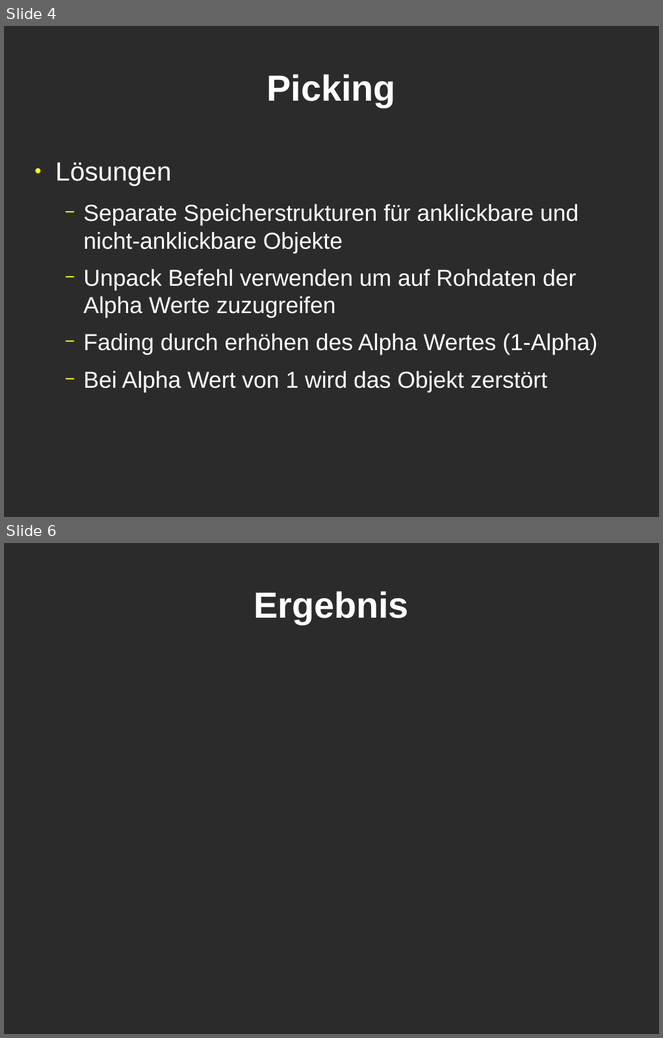
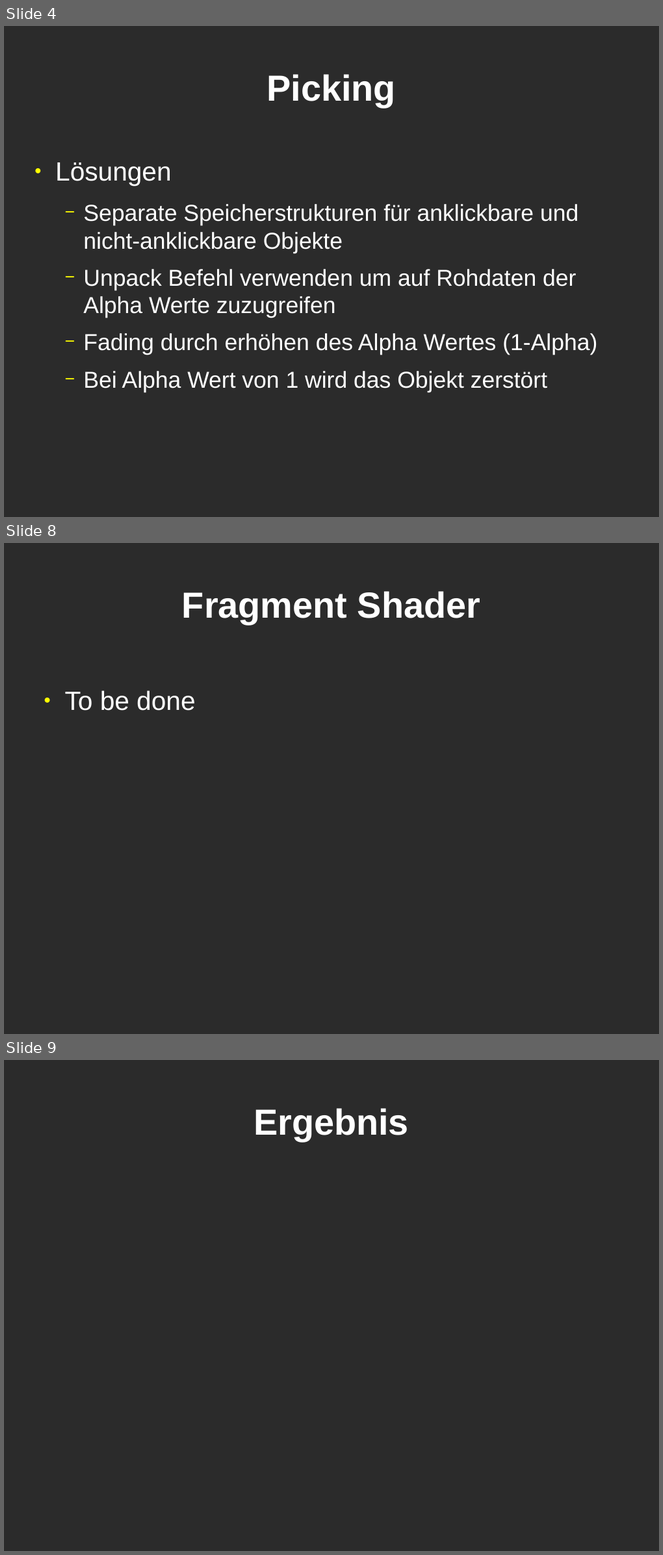
Before and after one commit to mgla/cg-projekt0910, a slide deck: präsentation/Folien.odp. Shown one above the other, each under a label of ours: slides 4 and 6 before the commit, slides 4, 8 and 9 after it; the slides between them are not shown. The pictures are 663x1038 and 663x1555 pixels, drawn with LibreOffice and Linux fonts; fonts in the diff are those of the drawing; background and template pictures are left out; a plain dark background stands for a picture behind light text. Boxes give left, top, right and bottom in pixels: in the first picture for what was removed or moved away, otherwise in the second. Text is boxed around its words. In the diff, an @@ line names an element or a change of style, - is before the commit and + after.

```diff
--- a/präsentation/Folien.odp
+++ b/präsentation/Folien.odp
@@ slide 8 added at (x1=4, y1=543, x2=659, y2=1034), background picture (left out) @@
@@ title added at (x1=182, y1=591, x2=480, y2=624), 44 pt, text #FFFFFF, bold @@
+Fragment Shader
@@ text added at (x1=65, y1=691, x2=195, y2=711), 32 pt, text #FFFFFF @@
+● To be done
@@ what was slide 6 is now slide 9 @@
```
Also in this commit, not shown: 1 slide changed, 3 other slides added, 1 slide removed.
